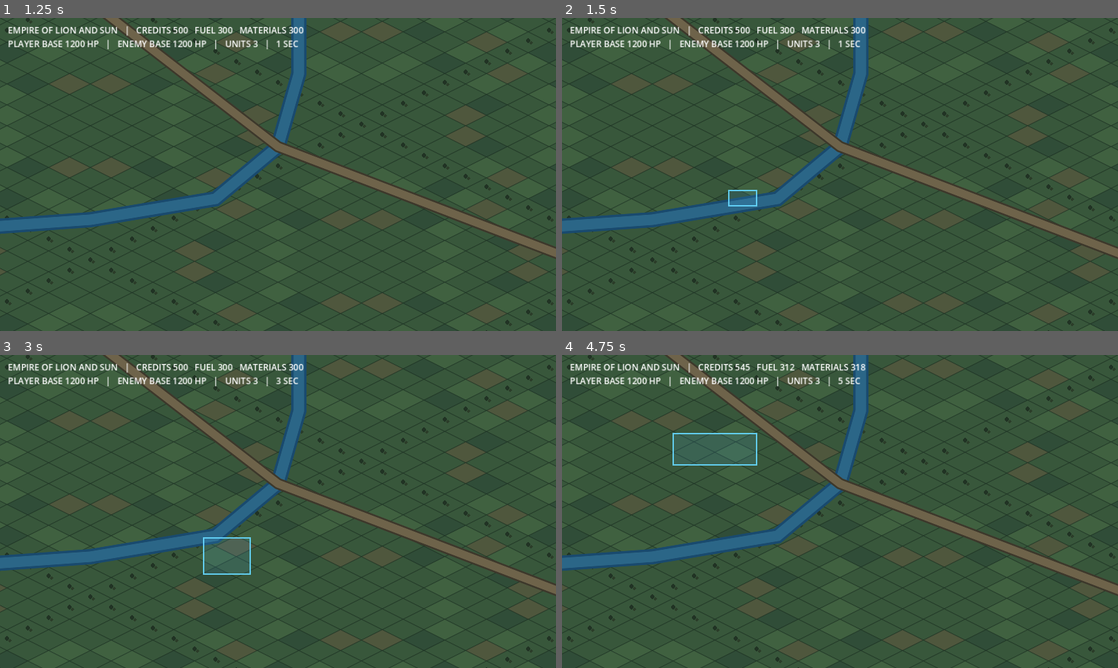
Above: before the commit, frames 1-4 (two rows, left to right).
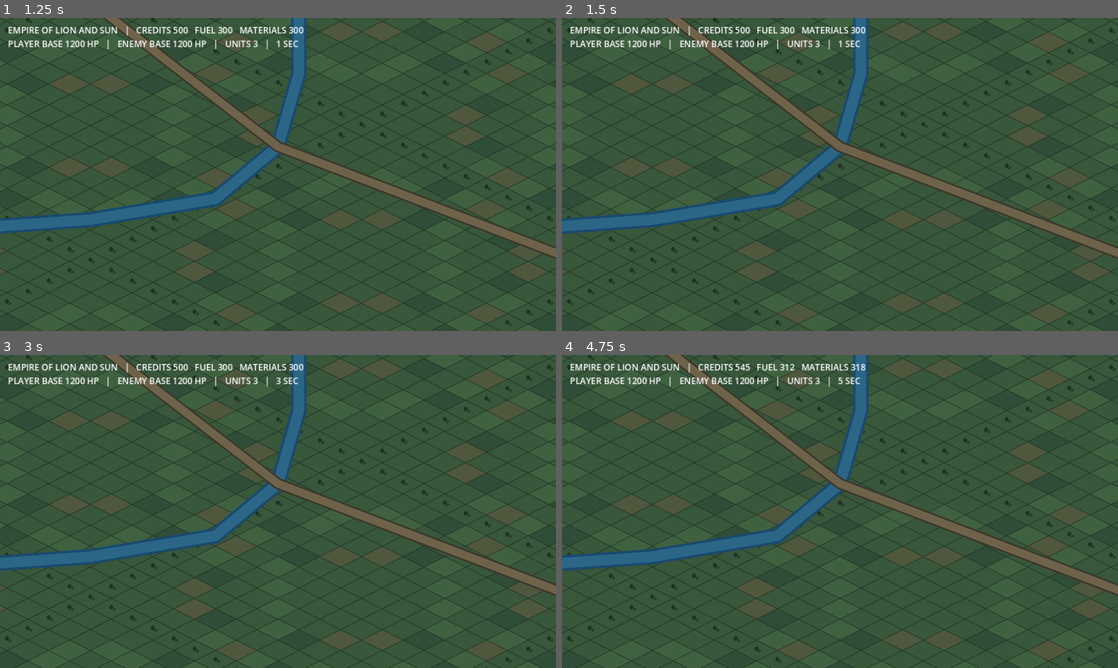
Above: after the commit, the same moments.

Repository: itsalirezajr-design/Empire-of-Lion-and-Sun
Game: Godot game, scene res://scenes/Main.tscn
Two runs of this game, one before a commit and one after it. Both use one fixed random seed, a clock stepped at 60 frames per second and the inputs below.
Inputs (mouse positions are in pixels of both pictures, inside the frame that each line leads up to):
- Up to frame 1 (1.25 s): tap Enter at 0.5 s; move the mouse to (400, 158) at 0.52 s; hold Shift from 0.53 s (still down); click (400, 158) at 0.67 s
- Up to frame 2 (1.5 s): release Shift at 1.25 s; tap Space at 1.25 s; drag from (728, 190) to (812, 237) at 1.27 s
- Up to frame 3 (3 s): move the mouse to (333, 442) at 2.02 s; hold Shift 2.03-2.75 s; click (333, 442) at 2.17 s; tap Enter at 2.75 s; drag from (250, 574) to (111, 464) at 2.77 s
- Up to frame 4 (4.75 s): move the mouse to (1006, 558) at 3.52 s; hold Shift 3.53-4.25 s; click (1006, 558) at 3.67 s; tap Space at 4.25 s; drag from (673, 464) to (756, 433) at 4.27 s

Frame 1 is identical in both runs. In frame 2, less than 0.1% of the frame differs, in the area x 29-36%, y 54-61%; in frame 3, 0.2%; in frame 4, 0.3%, in the area x 19-36%, y 24-36%.

Commit message:
Add mobile multitouch camera controls

Diff:
--- a/scripts/main.gd
+++ b/scripts/main.gd
@@ -26,6 +26,12 @@
 var drag_end := Vector2.ZERO
 var match_over := false
 var match_message := ""
+var active_touches: Dictionary = {}
+var previous_pinch_distance := 0.0
+var previous_touch_midpoint := Vector2.ZERO
+var multitouch_used := false
+var mouse_pan_active := false
+var mouse_pan_last := Vector2.ZERO
 
 @onready var camera: Camera2D = $Camera2D
 @onready var stats_label: Label = $HUD/Stats
@@ -34,6 +40,8 @@
 func _ready() -> void:
 	camera.position = Vector2(1600, 1600)
 	camera.make_current()
+	camera.zoom = Vector2.ONE
+	_clamp_camera_position()
 	_spawn_unit("infantry", "player", PLAYER_BASE + Vector2(150, -100))
 	_spawn_unit("tank", "player", PLAYER_BASE + Vector2(220, 0))
 	_spawn_unit("apc", "player", PLAYER_BASE + Vector2(150, 100))
@@ -181,38 +189,104 @@
 
 func _unhandled_input(event: InputEvent) -> void:
 	if event is InputEventScreenTouch:
+		var touch_id: int = event.index
 		if event.pressed:
-			touch_origin = event.position
+			active_touches[touch_id] = event.position
+			if active_touches.size() == 1:
+				touch_origin = event.position
+				drag_end = event.position
+				dragging = false
+				multitouch_used = false
+			elif active_touches.size() >= 2:
+				multitouch_used = true
+				dragging = false
+				previous_pinch_distance = _touch_distance()
+				previous_touch_midpoint = _touch_midpoint()
+		else:
+			if active_touches.has(touch_id):
+				active_touches.erase(touch_id)
+			if active_touches.is_empty():
+				if not multitouch_used:
+					if dragging:
+						_select_in_rectangle(touch_origin, event.position)
+					else:
+						_handle_tap(event.position)
+				dragging = false
+				previous_pinch_distance = 0.0
+				multitouch_used = false
+			elif active_touches.size() == 1:
+				previous_pinch_distance = 0.0
+				previous_touch_midpoint = _touch_midpoint()
+			_clamp_camera_position()
+	elif event is InputEventScreenDrag:
+		if active_touches.has(event.index):
+			active_touches[event.index] = event.position
+		if active_touches.size() >= 2:
+			multitouch_used = true
+			dragging = false
+			var midpoint := _touch_midpoint()
+			var distance := _touch_distance()
+			camera.position -= (midpoint - previous_touch_midpoint) / camera.zoom
+			if previous_pinch_distance > 1.0 and distance > 1.0:
+				var zoom_factor := distance / previous_pinch_distance
+				camera.zoom = (camera.zoom * zoom_factor).clamp(Vector2(0.55, 0.55), Vector2(1.8, 1.8))
+			previous_touch_midpoint = midpoint
+			previous_pinch_distance = distance
+			_clamp_camera_position()
+		else:
 			drag_end = event.position
-			dragging = false
-		else:
-			if dragging:
-				_select_in_rectangle(touch_origin, event.position)
+			if touch_origin.distance_to(drag_end) > 14.0:
+				dragging = true
+	elif event is InputEventMouseButton:
+		if event.button_index == MOUSE_BUTTON_LEFT:
+			if event.pressed:
+				touch_origin = event.position
+				dragging = false
 			else:
-				_handle_tap(event.position)
-			dragging = false
-	elif event is InputEventScreenDrag:
-		drag_end = event.position
-		if touch_origin.distance_to(drag_end) > 14.0:
-			dragging = true
-	elif event is InputEventMouseButton and event.button_index == MOUSE_BUTTON_LEFT:
-		if event.pressed:
-			touch_origin = event.position
-			dragging = false
-		else:
-			if dragging:
-				_select_in_rectangle(touch_origin, event.position)
-			else:
-				_handle_tap(event.position)
-			dragging = false
-	elif event is InputEventMouseMotion and Input.is_mouse_button_pressed(MOUSE_BUTTON_LEFT):
-		drag_end = event.position
-		if touch_origin.distance_to(drag_end) > 14.0:
-			dragging = true
-	elif event is InputEventMouseButton and event.button_index == MOUSE_BUTTON_WHEEL_UP and event.pressed:
-		camera.zoom = (camera.zoom * 1.08).clamp(Vector2(0.55, 0.55), Vector2(1.8, 1.8))
-	elif event is InputEventMouseButton and event.button_index == MOUSE_BUTTON_WHEEL_DOWN and event.pressed:
-		camera.zoom = (camera.zoom / 1.08).clamp(Vector2(0.55, 0.55), Vector2(1.8, 1.8))
+				if dragging:
+					_select_in_rectangle(touch_origin, event.position)
+				else:
+					_handle_tap(event.position)
+				dragging = false
+		elif event.button_index == MOUSE_BUTTON_MIDDLE:
+			mouse_pan_active = event.pressed
+			mouse_pan_last = event.position
+		elif event.button_index == MOUSE_BUTTON_WHEEL_UP and event.pressed:
+			camera.zoom = (camera.zoom * 1.08).clamp(Vector2(0.55, 0.55), Vector2(1.8, 1.8))
+			_clamp_camera_position()
+		elif event.button_index == MOUSE_BUTTON_WHEEL_DOWN and event.pressed:
+			camera.zoom = (camera.zoom / 1.08).clamp(Vector2(0.55, 0.55), Vector2(1.8, 1.8))
+			_clamp_camera_position()
+	elif event is InputEventMouseMotion and mouse_pan_active:
+		camera.position -= event.relative / camera.zoom
+		_clamp_camera_position()
+
+
+func _touch_midpoint() -> Vector2:
+	var points: Array = active_touches.values()
+	if points.size() < 2:
+		return Vector2.ZERO
+	return (points[0] + points[1]) * 0.5
+
+
+func _touch_distance() -> float:
+	var points: Array = active_touches.values()
+	if points.size() < 2:
+		return 0.0
+	return points[0].distance_to(points[1])
+
+
+func _clamp_camera_position() -> void:
+	var visible_size := get_viewport_rect().size / camera.zoom
+	var half_visible := visible_size * 0.5
+	var min_x := minf(half_visible.x, MAP_SIZE.x * 0.5)
+	var min_y := minf(half_visible.y, MAP_SIZE.y * 0.5)
+	var max_x := maxf(MAP_SIZE.x - half_visible.x, MAP_SIZE.x * 0.5)
+	var max_y := maxf(MAP_SIZE.y - half_visible.y, MAP_SIZE.y * 0.5)
+	camera.position = Vector2(
+		clampf(camera.position.x, min_x, max_x),
+		clampf(camera.position.y, min_y, max_y)
+	)
 
 
 func _select_in_rectangle(screen_a: Vector2, screen_b: Vector2) -> void:
